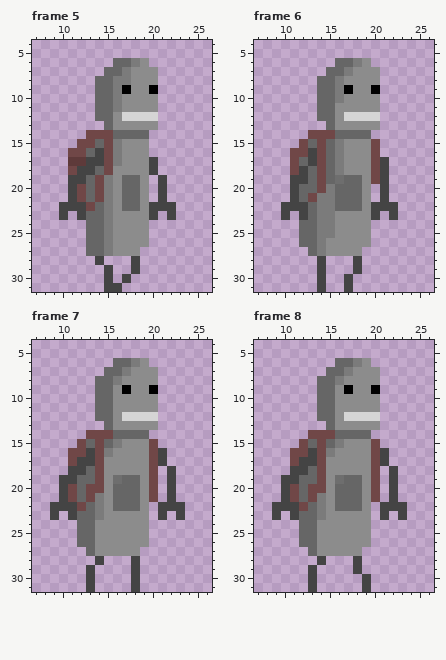
A pixel-art file gets an edit: assets/character/dude/walkv2.ase. Above, as it was before the edit.
32x32 pixels, 10 frames. Shown: frame 5: x 7..26, y 4..31; frame 6: x 7..26, y 4..31; frame 7: x 7..26, y 4..31; frame 8: x 7..26, y 4..31. The commit also changed other frames, which this record leaves out.
The same view after the edit:
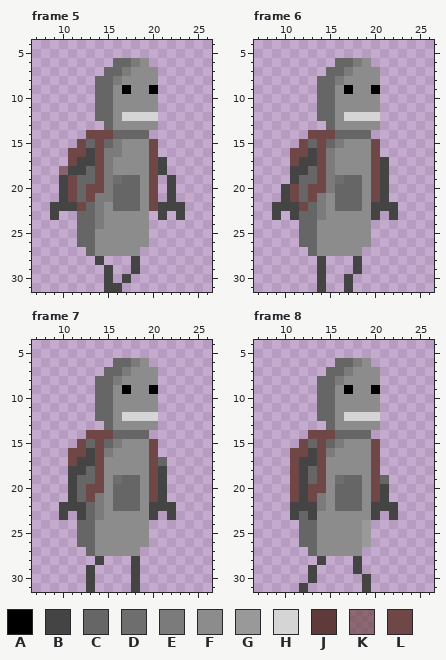
Palette (. is transparent): A #000000  B #444444  C #666666  D #6e6e6e  E #7b7b7b  F #8c8c8c  G #999999  H #d5d5d5  J #5e3a3a  K #704747ab  L #704747
Changes in this commit:
--- frame 5
@@ x 14..19 @@
  7 .CCEFF
- 8 CCEEFF
- 9 CCEAFF
-10 CCEFFF
-11 CCEFFF
+ 8 CCEFFF
+ 9 CCFAFF
+10 CCFFFF
+11 CCFFFF
 12 CCFHHH
@@ x 7..26 @@
 14 ......LLLCCCC.......
-15 .....LLCLEFFF.......
-16 ....LLCBLEFFF.......
-17 ....JJBBLEFFFB......
-18 ....LBBCLFFFFB......
-19 ....BBCLEFCCF.B.....
-20 ....BLCLEFCCF.B.....
-21 ....BLCLEFCCF.B.....
-22 ...BBBLCEFCCFBBB....
-23 ...B.BCCEFFFFB.B....
-24 ......CCEFFFF.......
-25 ......CCEFFFF.......
-26 ......CCEFFFF.......
-27 ......CCEFFF........
+15 .....LCLCEFFFL......
+16 ....LLBLEEFFFL......
+17 ....LBBLEFFFFLB.....
+18 ...KBBCLEFFFFLB.....
+19 ...BLCCLEDCCFL.B....
+20 ...BLCLLECCCFL.B....
+21 ...BLCLEECCCFL.B....
+22 ..BBBLCEFCCCFLBBB...
+23 ..B..CCEFFFFF.B.B...
+24 .....CCEFFFFF.......
+25 .....CCFFFFFF.......
+26 .....CCFFFFFF.......
+27 ......CFFFFF........
 28 .......B...B........
--- frame 6
@@ x 14..18 @@
  8 CCEFF
- 9 CCEAF
-10 CCEFF
+ 9 CCFAF
+10 CCFFF
 11 CCFFF
@@ x 7..26 @@
 15 .....LCLCEFFFL......
-16 ....LLBLCEFFFL......
-17 ....LCBLCEFFFLB.....
-18 ....LBCLCEFFFLB.....
-19 ....BBCLCDCCFLB.....
-20 ....BCCLECCCF.B.....
-21 ....BCLEECCCF.B.....
-22 ...BBBCEECCCFBBB....
-23 ...B.BCEEFFFFB.B....
-24 .....CCEEFFFF.......
-25 .....CCEEFFFF.......
-26 .....CCEFFFFF.......
-27 ......CEFFFF........
+16 ....LLBLEFFFFL......
+17 ....LBBLEFFFFLB.....
+18 ....BBCLEFFFFLB.....
+19 ....BCCLEDCCFLB.....
+20 ...BLCLLECCCFLB.....
+21 ...BLCLEFCCCFLB.....
+22 ..BBBLCEFCCCFBBB....
+23 ..B.BCCEFFFFFB.B....
+24 .....CCFFFFFF.......
+25 .....CCFFFFFF.......
+26 .....CCFFFFFF.......
+27 ......CFFFFF........
 28 .......B...B........
--- frame 7, layers "right arm", "left arm"
@@ x 7..26 @@
 15 .....LCLCEFFFL......
-16 ....LLBLEFFFFLB.....
-17 ....LBBLFFFFFLB.....
-18 ....BBCLFFFFFL.B....
-19 ...BBCCLFDCCFL.B....
-20 ...BLCLLFCCCFL.B....
-21 ...BLCLEFCCCFL.B....
-22 ..BBBLCEFCCCF.BBB...
-23 ..B.BCCEFFFFF.B.B...
+16 ....LLBLEFFFFL......
+17 ....LBBLFFFFFLC.....
+18 ....BBCLFFFFFLB.....
+19 ....BCCLFDCCFLB.....
+20 ....BCLLFCCCFLB.....
+21 ....BCLEFCCCFLB.....
+22 ...BBBCEFCCCFBBB....
+23 ...B.BCEFFFFFB.B....
 24 .....CCFFFFFF.......
--- frame 8
@@ x 7..26 @@
 15 .....LCLCEFFFL......
-16 ....LLBLEFFFFLB.....
-17 ....LBBLFFFFFLB.....
-18 ....BBCLFFFFFL.B....
-19 ...BBCCLFDCCFL.B....
-20 ...BLCLLFCCCFL.B....
-21 ...BLCLEFCCCFL.B....
-22 ..BBBLCEFCCCF.BBB...
-23 ..B.BCCEFFFFF.B.B...
-24 .....CCFFFFFF.......
-25 .....CCFFFFFF.......
-26 .....CCFFFFFF.......
+16 ....LLBLEFFFFL......
+17 ....LBBLFFFFFL......
+18 ....LBCLFFFFFL......
+19 ....LBCLFDCCFLC.....
+20 ....LBLLFCCCFLB.....
+21 ....LBLEFCCCFLB.....
+22 ....BBBEFCCCFBBB....
+23 ....BCBFFFFFFB.B....
+24 .....CCFFFFFG.......
+25 .....CCFFFFFG.......
+26 .....CCFFFFFG.......
 27 ......CFFFFF........
@@ x 10..15 @@
 30 ...B..
-31 ...B..
+31 ..B...
Changed places in both pictures, as pixel boxes (x1, y1, x2, y2):
changed: (50, 76, 185, 256)
changed: (335, 85, 344, 103)
changed: (272, 148, 380, 256)
changed: (149, 448, 185, 520)
changed: (50, 475, 86, 520)
changed: (362, 448, 407, 547)
changed: (272, 466, 326, 520)
changed: (299, 583, 317, 592)
